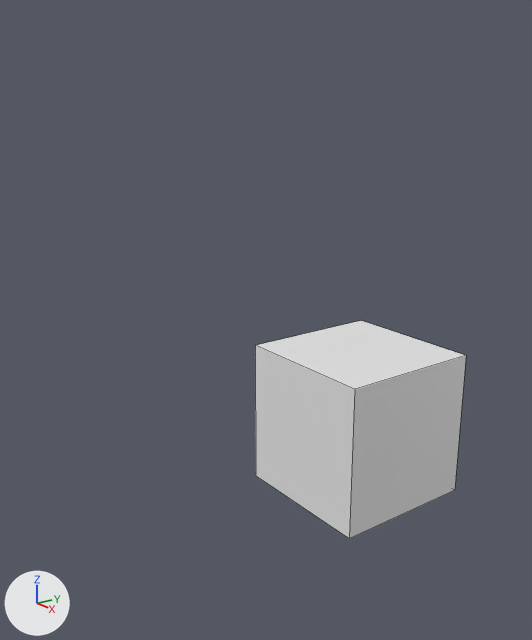
The Blender file Nursila/tiger.blend: old version first, new version second.
Before and after are seen from a camera (50 mm lens) standing at (6.84, -6.62, 4.26) and looking at (-0.62, -1.09, 1.47). The lights are fixed; the arrows at lower left show +X, +Y and +Z. Mesh edges are drawn as thin lines.
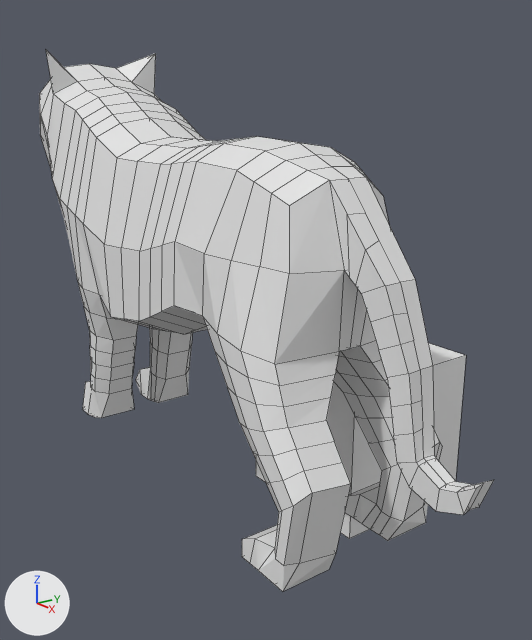
Changed parts and their boxes (x1, y1, x2, y2) in the pictures (532 x 640 px):
```json
{"object": "Tiger", "change": "added", "after": [39, 50, 494, 592]}
{"object": "Cube", "change": "unchanged, covered by the edit", "before": [255, 321, 466, 539], "after": [256, 343, 466, 539]}
```

Edits to the scene script, one JSON object a line:
```json
{"op": "add", "block": "mat_tiger", "code": ["mat_tiger = principled_material('Tiger')", "mat_tiger.base_color = (0.8, 0.8, 0.8)  # white #e7e7e7"]}
{"op": "add", "block": "me_plane", "code": ["me_plane = bpy.data.meshes.new('Plane')", "me_plane.from_pydata(...)  # 559 vertices, 562 faces; spans x -0.38..0.74, y -0.98..0.87, z -0.22..0.22", "me_plane.materials.append(mat_tiger)  # its picture is missing"]}
{"op": "add", "block": "ob_tiger", "code": ["ob_tiger = bpy.data.objects.new('Tiger', me_plane)", "ob_tiger.location = (-0.44, -1.93, 3.13)", "ob_tiger.rotation_euler = (1.571, 1.571, 6.283)  # degrees (90, 90, 360)", "ob_tiger.scale = (4.59, 4.59, 4.59)"]}
```
